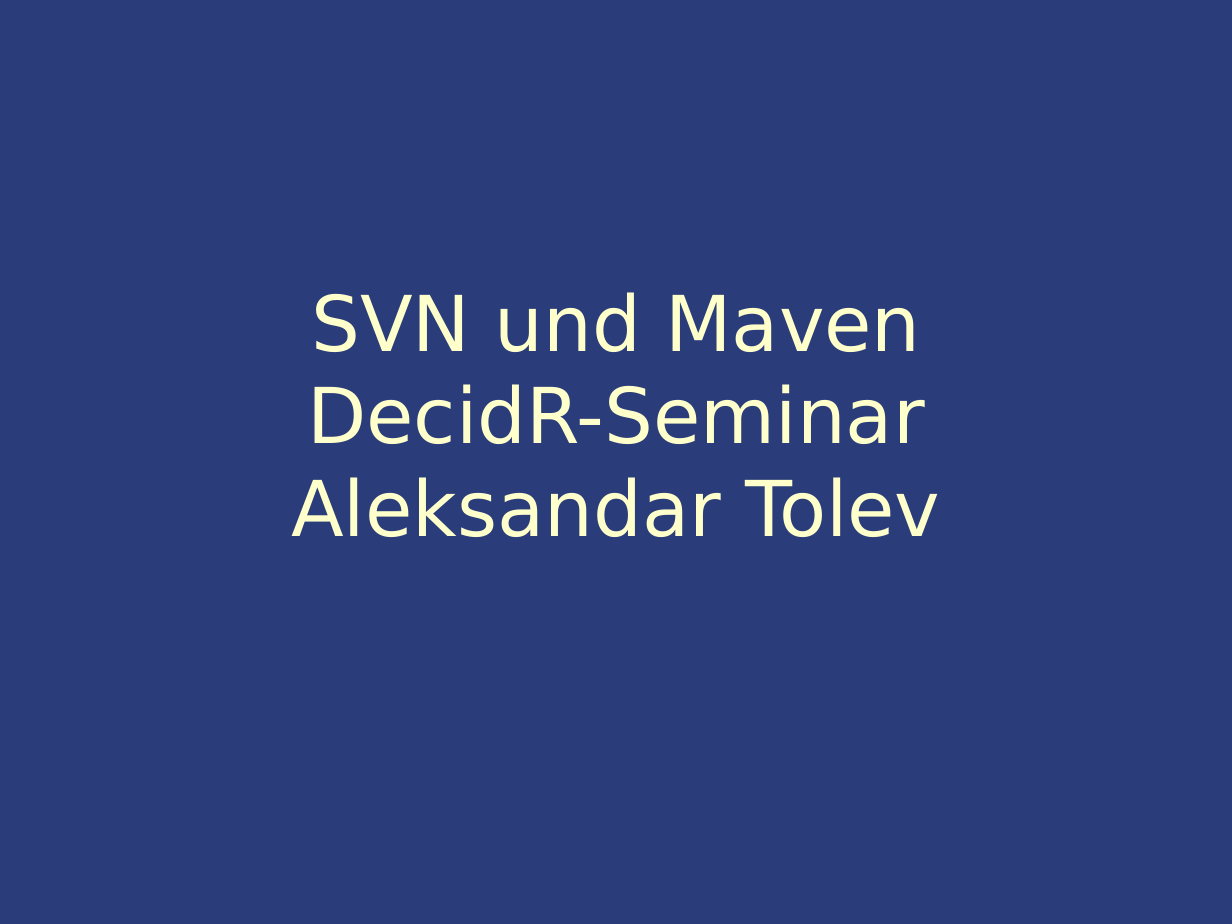
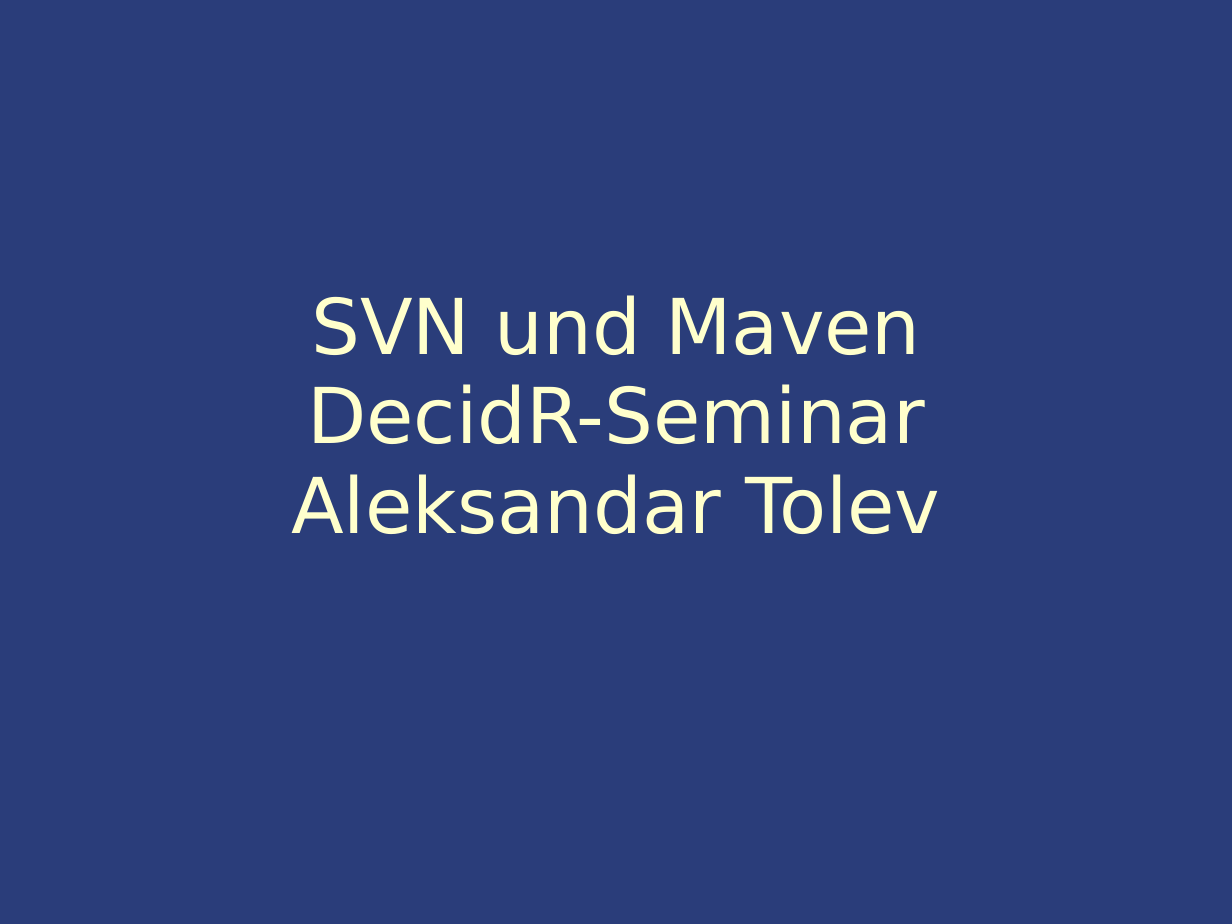
Before and after one commit to IAAS/decidr, a slide deck: slide 1 of seminars/at/Seminar.ppt. Drawn at 1232x924 pixels with LibreOffice and Linux fonts; fonts in the diff are those of the drawing. Boxes give left, top, right and bottom in pixels: in the first picture for what was removed or moved away, otherwise in the second. Text is boxed around its words. In the diff, an @@ line names an element or a change of style, - is before the commit and + after.

Commit message:
AT:Added hudson.png, added lebenszyklus.gif, added lebenszyklus.png, added maven.gif, added maven.png, added smartsvn.png, added texput.log, added tortoise.png, added versions.png. Changed Seminar.ppt, finished the presentation.

```diff
--- a/seminars/at/Seminar.ppt
+++ b/seminars/at/Seminar.ppt
@@ title "SVN und Maven DecidR-Seminar Aleksandar ..." at <box>291,295,940,534</box>: line spacing 1 to 0.97 @@
```
Also in this commit, not shown: 5 other slides changed, 14 slides added, 9 other files.
